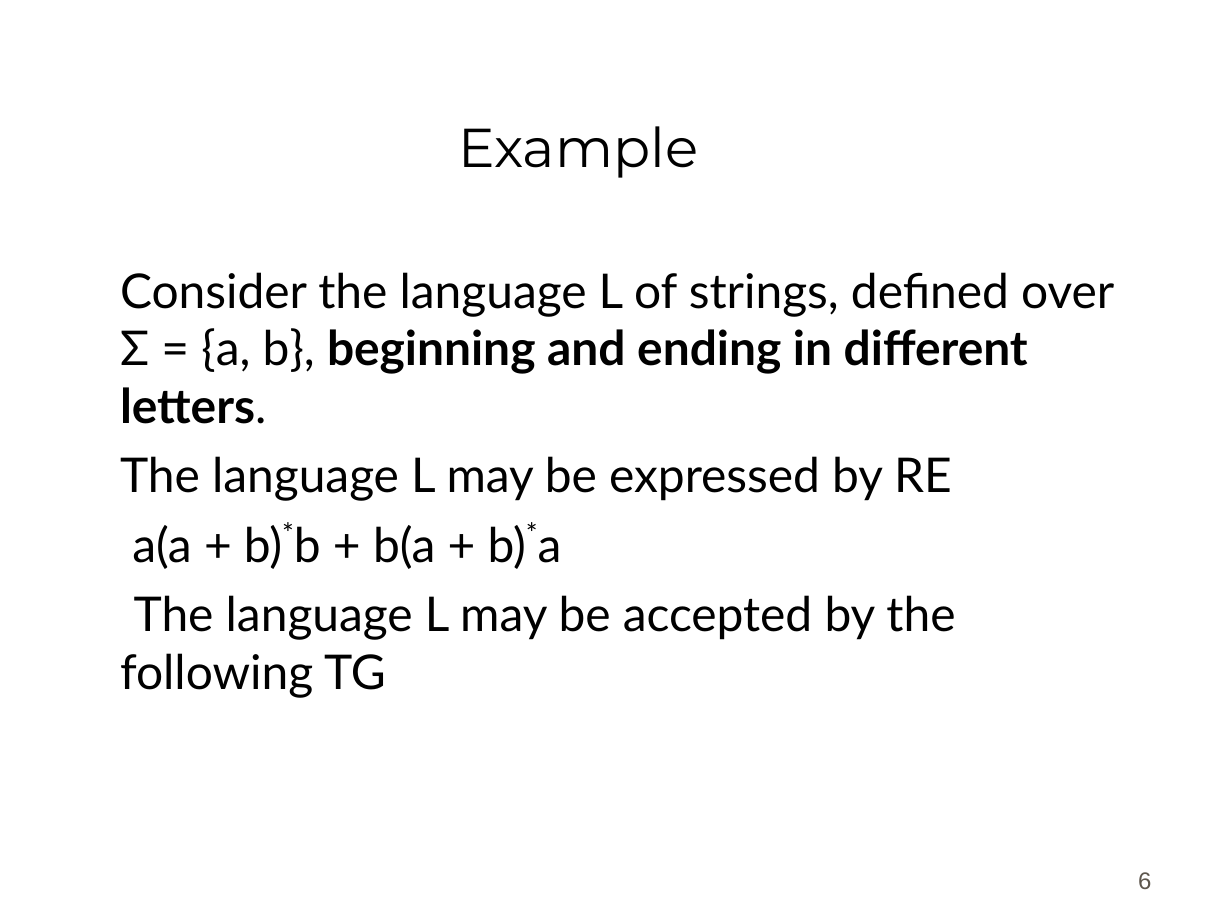
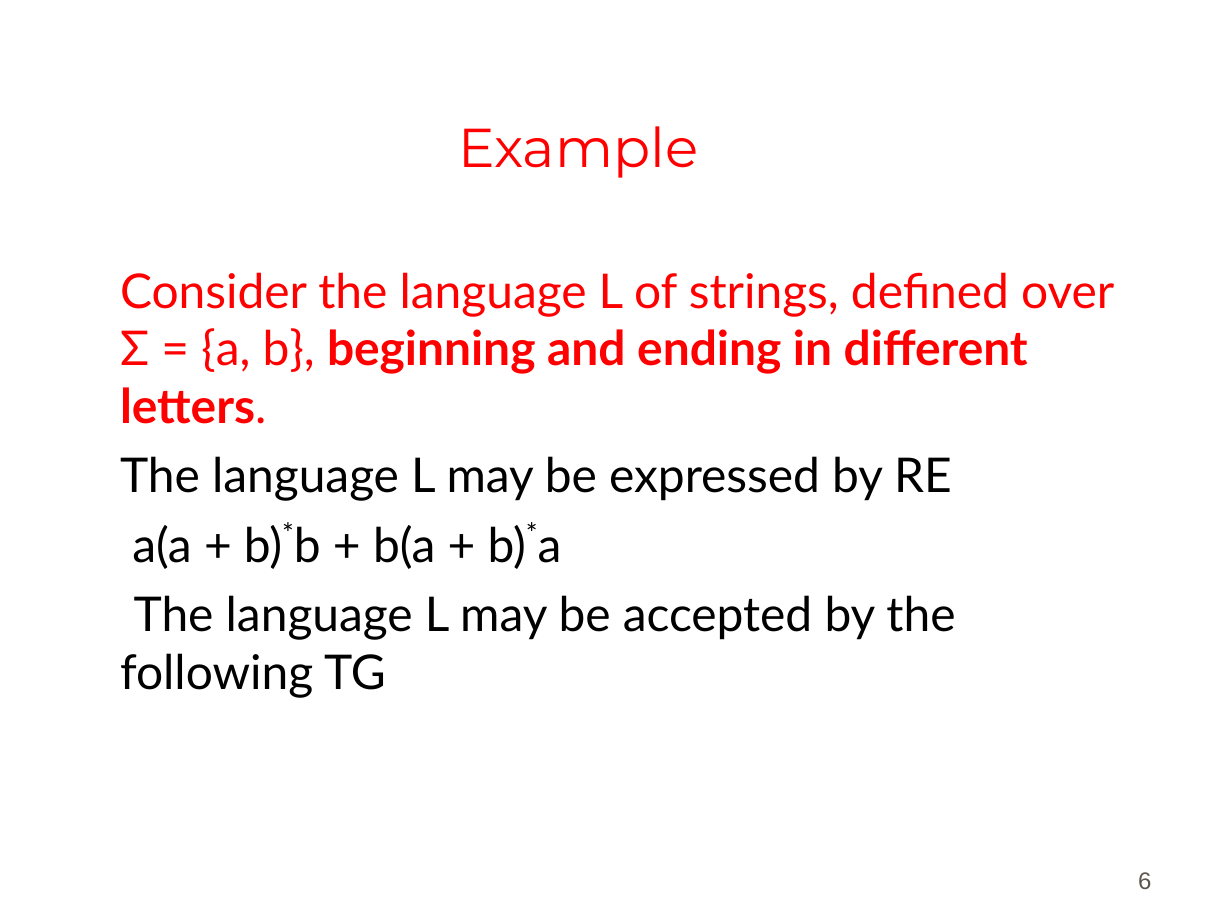
Before and after one commit to bamboat3/toa_bs4_E_F, a slide deck: slide 6 of Lecture/Lesson 09.ppt. Drawn at 1232x924 pixels with LibreOffice and Linux fonts; fonts in the diff are those of the drawing; background and template pictures are left out. Boxes give left, top, right and bottom in pixels: in the first picture for what was removed or moved away, otherwise in the second. Text is boxed around its words. In the diff, an @@ line names an element or a change of style, - is before the commit and + after.

```diff
--- a/Lecture/Lesson 09.ppt
+++ b/Lecture/Lesson 09.ppt
@@ title "Example" at <box>458,126,698,178</box>: text colour #000000 to #FF0000 @@
@@ text at <box>120,272,1114,424</box>: text colour #000000 to #FF0000 in "Consider the language L of strings, defined ..." @@
```
Also in this commit, not shown: 1 other slide changed.
